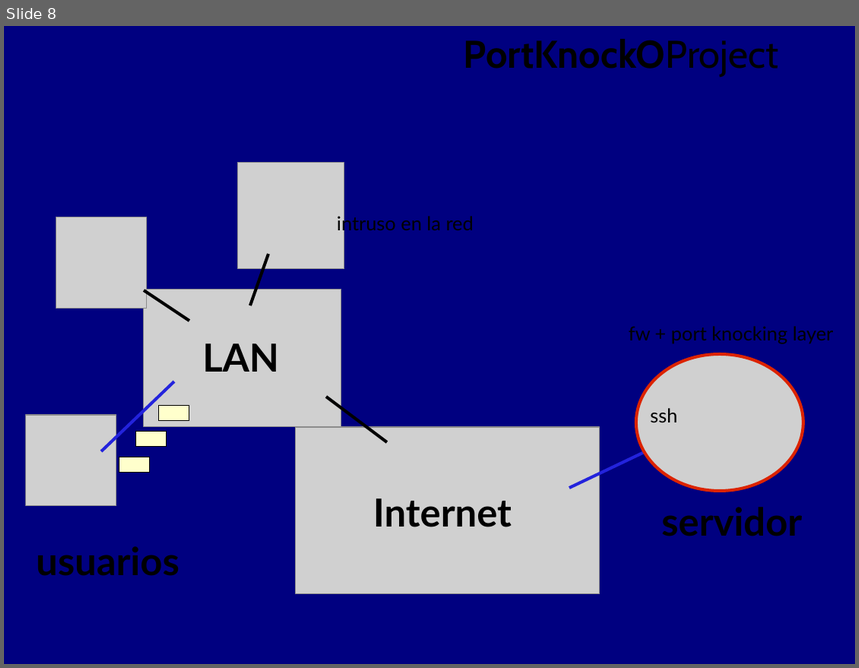
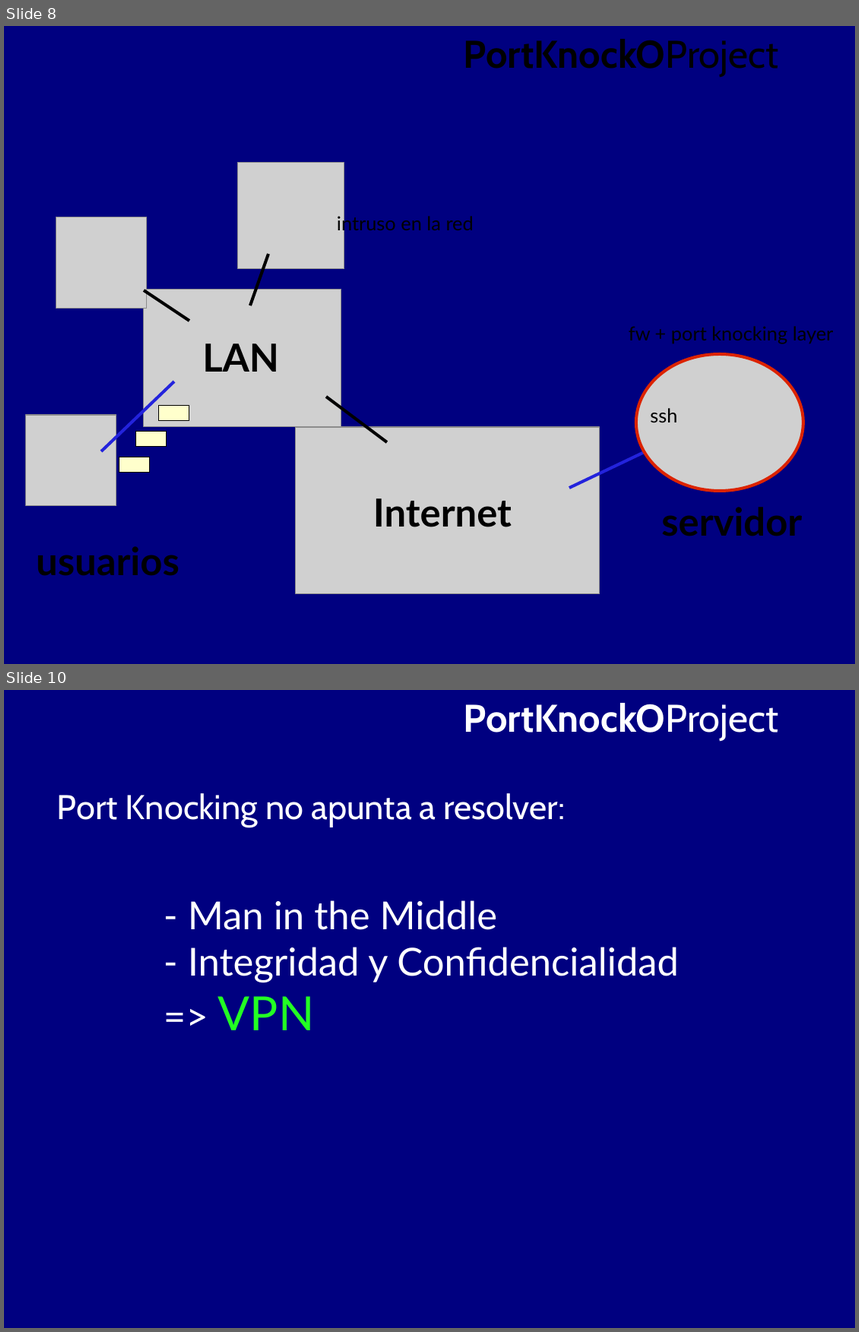
Before and after one commit to BackupTheBerlios/portknocko-svn, a slide deck: trunk/jornadas/jornadas.odp. Shown one above the other, each under a label of ours: slide 8 before the commit, slides 8 and 10 after it; the slides between them are not shown. The pictures are 859x668 and 859x1332 pixels, drawn with LibreOffice and Linux fonts; fonts in the diff are those of the drawing; grey boxes stand for pictures. Boxes give left, top, right and bottom in pixels: in the first picture for what was removed or moved away, otherwise in the second. Text is boxed around its words. In the diff, an @@ line names an element or a change of style, - is before the commit and + after.

```diff
--- a/trunk/jornadas/jornadas.odp
+++ b/trunk/jornadas/jornadas.odp
@@ slide 10 added at bbox=[4, 690, 855, 1328], background #000080 @@
@@ text added at bbox=[464, 703, 779, 741], 36 pt, text #FFFFFF, bold @@
+PortKnockOProject
@@ text added at bbox=[57, 793, 566, 828], 32 pt, text #FFFFFF @@
+Port Knocking no apunta a resolver:
@@ text added at bbox=[188, 901, 679, 1030], 36 pt, text #FFFFFF @@
+- Man in the Middle
+- Integridad y Confidencialidad
+=> VPN
```
Also in this commit, not shown: 1 slide changed, 1 other slide added.
